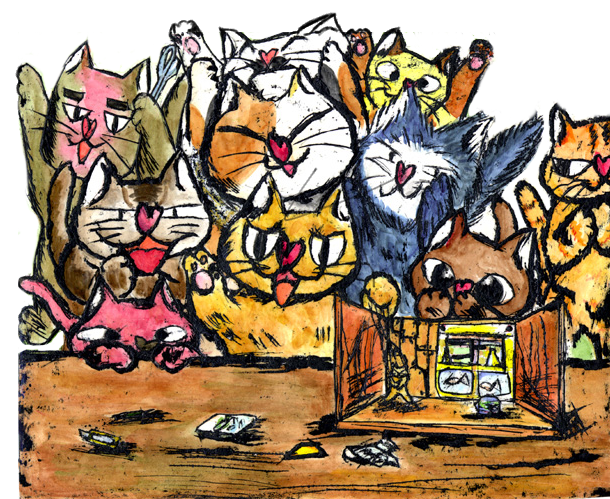
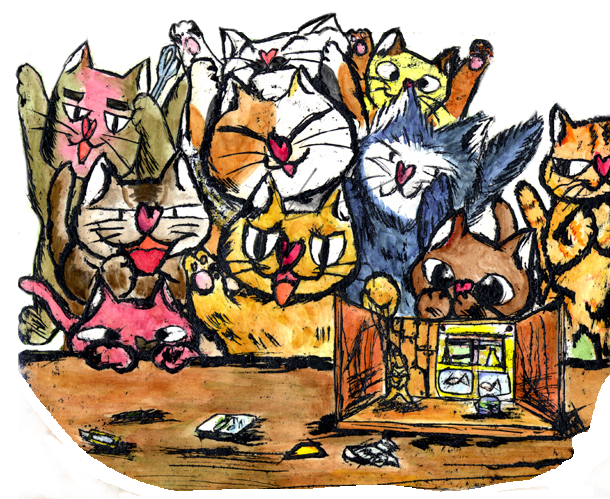
Layer changes from the first 610px x 499px image to the second:
added layer "スケッチレイヤー のコピー" above "スケッチレイヤー" over [left=18, top=360, right=610, bottom=499]
hid "スケッチレイヤー" over [left=18, top=360, right=610, bottom=499]
